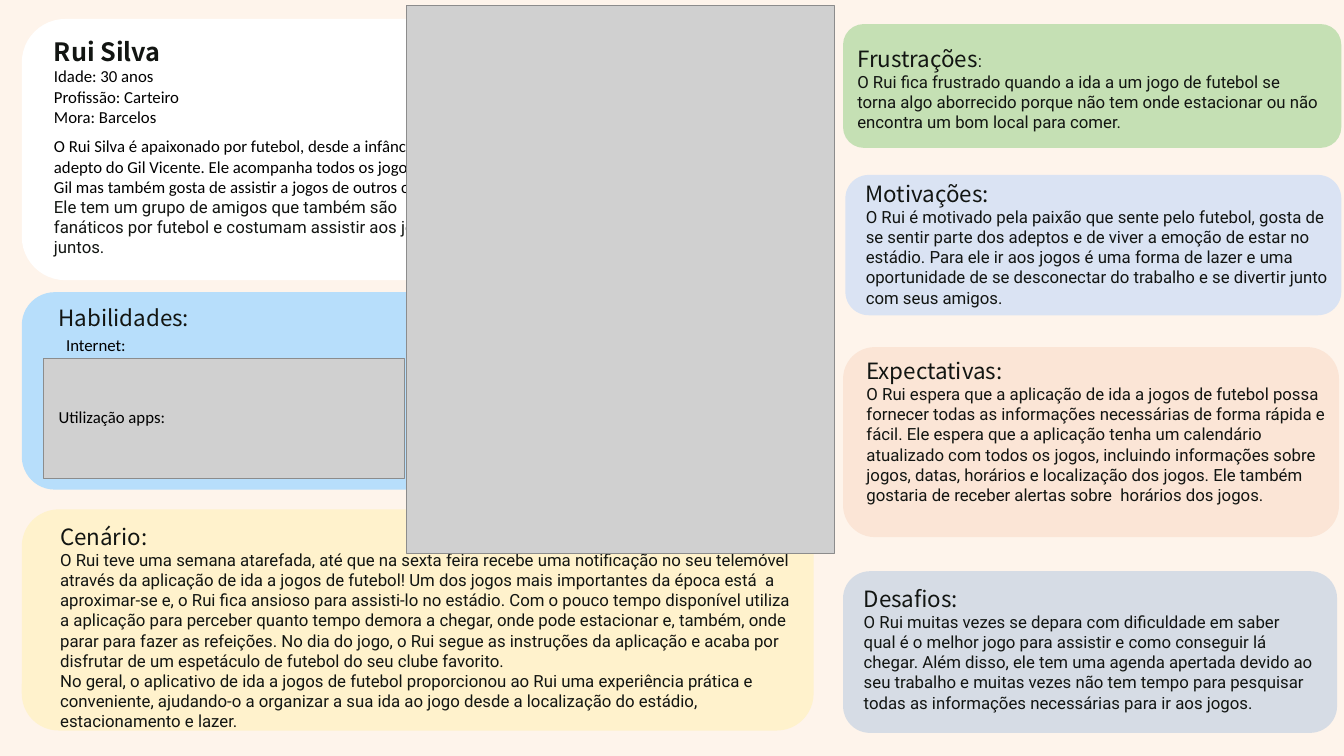
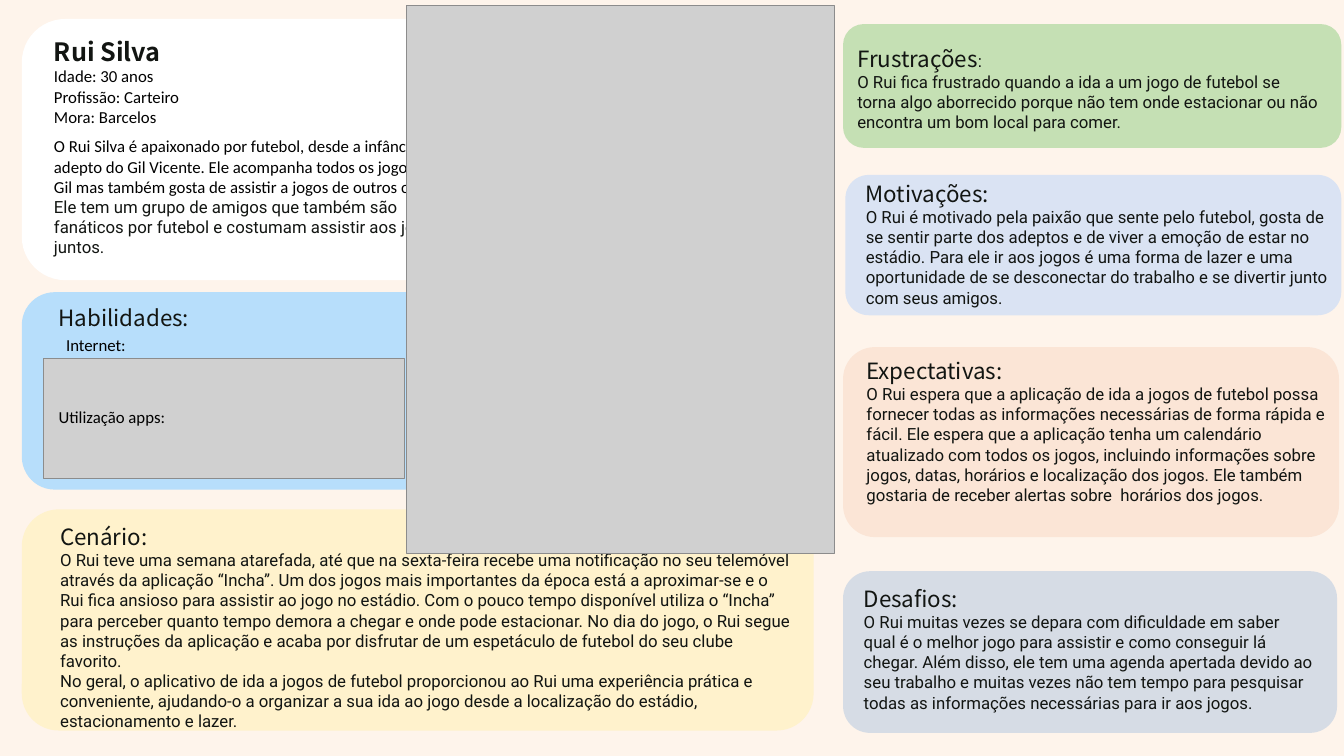
Before and after one commit to oPedroGomes/Desenvolvimento-de-Interfaces-Aplicacionais, a slide deck: slide 1 of 5 Personas/Personas.pptx. Drawn at 1344x756 pixels with LibreOffice and Linux fonts; fonts in the diff are those of the drawing; grey boxes stand for pictures. Boxes give left, top, right and bottom in pixels: in the first picture for what was removed or moved away, otherwise in the second. Text is boxed around its words. In the diff, an @@ line names an element or a change of style, - is before the commit and + after.

```diff
--- a/5 Personas/Personas.pptx
+++ b/5 Personas/Personas.pptx
@@ text at [60,551,790,667]: text changed @@
-O Rui teve uma semana atarefada, até que na sexta feira recebe uma notificação no seu telemóvel através da aplicação de ida a jogos de futebol! Um dos jogos mais importantes da época está a aproximar-se e, o Rui fica ansioso para assisti-lo no estádio. Com o pouco tempo disponível utiliza a aplicação para perceber quanto tempo demora a chegar, onde pode estacionar e, também, onde parar para fazer as refeições. No dia do jogo, o Rui segue as instruções da aplicação e acaba por disfrutar de um espetáculo de futebol do seu clube favorito.
+O Rui teve uma semana atarefada, até que na sexta-feira recebe uma notificação no seu telemóvel através da aplicação “Incha”. Um dos jogos mais importantes da época está a aproximar-se e o Rui fica ansioso para assistir ao jogo no estádio. Com o pouco tempo disponível utiliza o “Incha” para perceber quanto tempo demora a chegar e onde pode estacionar. No dia do jogo, o Rui segue as instruções da aplicação e acaba por disfrutar de um espetáculo de futebol do seu clube favorito.
```
Also in this commit, not shown: 2 slides added, 2 slides removed, 6 other files.
